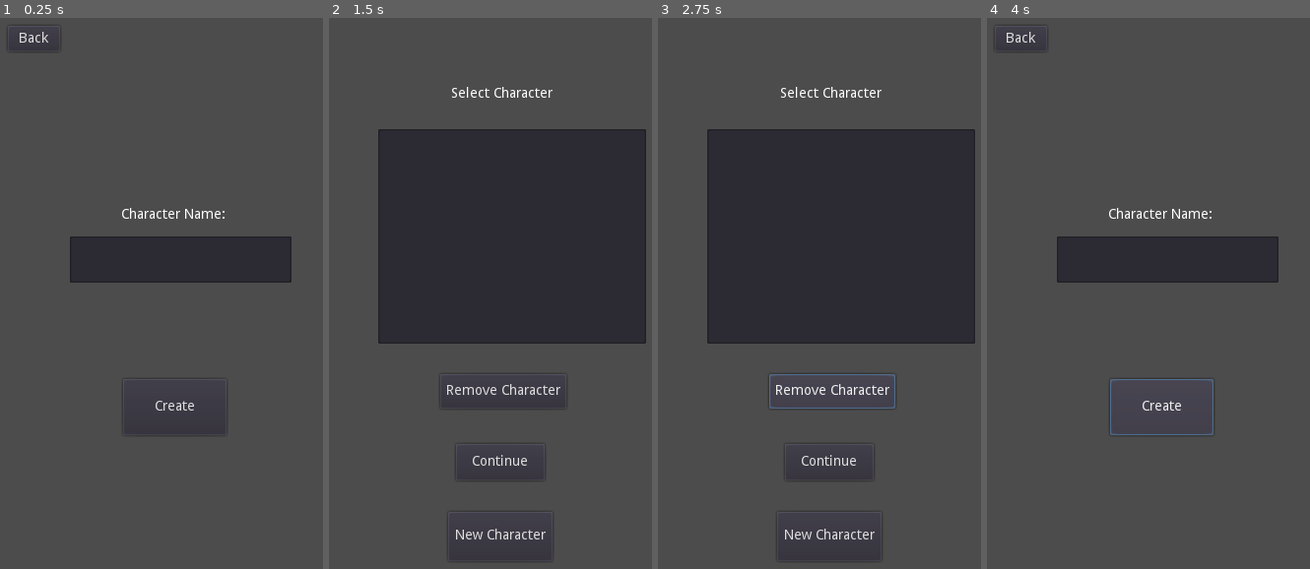
Above: before the commit, frames 1-4 (left to right).
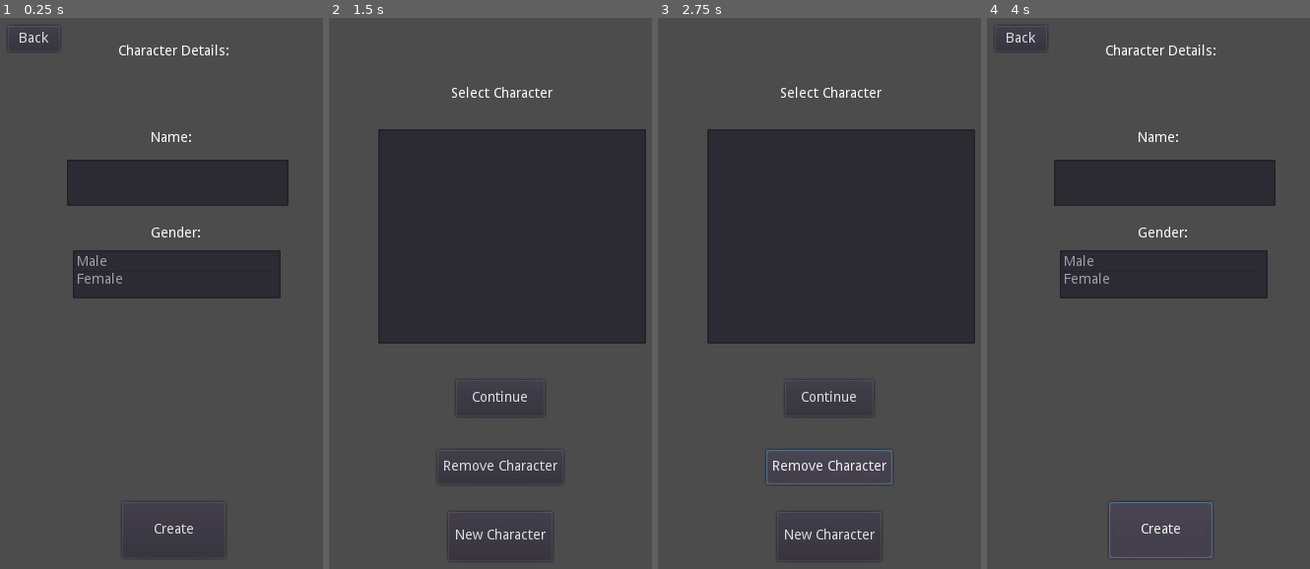
Above: after the commit, the same moments.

Repository: Bronsky91/Tavern-Talk
Game: Godot game, scene res://Scenes/CharacterCreate.tscn
The game is run twice, just before and just after one commit, with the same random seed, the same clock (stepped at 60 frames per second) and the same inputs. This scene is started directly instead of the project's main scene.
Inputs:
- Up to frame 1 (0.25 s): no input
- Up to frame 2 (1.5 s): click "Create" at 0.5 s; click "Back" at 1.25 s
- Up to frame 3 (2.75 s): click "Remove Character" at 2 s
- Up to frame 4 (4 s): click "New Character" at 2.75 s; click "Create" at 3.5 s

The runs differ from the first frame. In frame 1, 11% of the frame differs, in the area x 20-91%, y 4-94%; in frame 2, 0.8%; in frame 3, 1.2%; in frame 4, 11%, in the area x 20-91%, y 4-99%.
Error before the commit: Invalid operands 'String' and 'Nil' in operator '+'. (res://Scripts/CharacterCreate.gd:14)
Error after the commit: Invalid operands 'String' and 'Nil' in operator '+'. (res://Scripts/CharacterCreate.gd:25)

Commit message:
Bulletin Board clickable when approached. Character texture set dyanmic

Diff:
--- a/Tavern-Client/Scenes/CharacterCreate.tscn
+++ b/Tavern-Client/Scenes/CharacterCreate.tscn
@@ -8,24 +8,37 @@
 script = ExtResource( 1 )
 
 [node name="CreateButton" type="Button" parent="."]
-margin_left = 126.45
-margin_top = 371.344
-margin_right = 231.45
-margin_bottom = 428.344
+margin_left = 125.001
+margin_top = 495.947
+margin_right = 230.001
+margin_bottom = 552.947
 text = "Create"
 
 [node name="NameLabel" type="Label" parent="."]
-margin_left = 124.242
-margin_top = 197.125
-margin_right = 230.242
-margin_bottom = 234.125
-text = "Character Name:"
+margin_left = 149.839
+margin_top = 118.886
+margin_right = 255.839
+margin_bottom = 155.886
+text = " Name:"
 
 [node name="Name" type="LineEdit" parent="NameLabel"]
-margin_left = -52.1651
+margin_left = -80.6597
 margin_top = 29.3455
-margin_right = 172.835
+margin_right = 144.34
 margin_bottom = 76.3455
+
+[node name="GenderLabel" type="Label" parent="."]
+margin_left = 154.064
+margin_top = 216.366
+margin_right = 269.064
+margin_bottom = 230.366
+text = "Gender:"
+
+[node name="Gender" type="ItemList" parent="GenderLabel"]
+margin_left = -78.6367
+margin_top = 23.517
+margin_right = 132.363
+margin_bottom = 72.517
 
 [node name="Create" type="HTTPRequest" parent="."]
 
@@ -35,6 +48,14 @@
 margin_right = 62.0
 margin_bottom = 38.0
 text = "Back"
+
+[node name="Label" type="Label" parent="."]
+margin_left = 121.223
+margin_top = 30.9094
+margin_right = 234.223
+margin_bottom = 44.9094
+text = "Character Details:"
 [connection signal="button_up" from="CreateButton" to="." method="_on_CreateButton_button_up"]
+[connection signal="item_selected" from="GenderLabel/Gender" to="." method="_on_Gender_item_selected"]
 [connection signal="request_completed" from="Create" to="." method="_on_Create_request_completed"]
 [connection signal="button_up" from="Back" to="." method="_on_Back_button_up"]
--- a/Tavern-Client/Scenes/CharacterSelect.tscn
+++ b/Tavern-Client/Scenes/CharacterSelect.tscn
@@ -22,9 +22,9 @@
 
 [node name="JoinButton" type="Button" parent="."]
 margin_left = 130.157
-margin_top = 437.018
+margin_top = 372.037
 margin_right = 220.157
-margin_bottom = 474.018
+margin_bottom = 409.037
 text = "Continue"
 
 [node name="NewCharacterButton" type="Button" parent="."]
@@ -34,16 +34,16 @@
 margin_bottom = 556.078
 text = "New Character"
 
-[node name="HTTPRequest" type="HTTPRequest" parent="."]
+[node name="CharacterFetch" type="HTTPRequest" parent="."]
 
 [node name="Remove" type="Button" parent="."]
-margin_left = 114.24
-margin_top = 366.471
-margin_right = 242.24
-margin_bottom = 401.471
+margin_left = 110.89
+margin_top = 442.505
+margin_right = 238.89
+margin_bottom = 477.505
 text = "Remove Character"
 [connection signal="item_selected" from="Characters" to="." method="_on_Characters_item_selected"]
 [connection signal="button_up" from="JoinButton" to="." method="_on_JoinButton_button_up"]
 [connection signal="button_up" from="NewCharacterButton" to="." method="_on_NewCharacterButton_button_up"]
-[connection signal="request_completed" from="HTTPRequest" to="." method="_on_HTTPRequest_request_completed"]
+[connection signal="request_completed" from="CharacterFetch" to="." method="_on_HTTPRequest_request_completed"]
 [connection signal="button_up" from="Remove" to="." method="_on_Remove_button_up"]
--- a/Tavern-Client/Scenes/Player.tscn
+++ b/Tavern-Client/Scenes/Player.tscn
@@ -109,7 +109,7 @@
 frame = 10
 
 [node name="Hair" type="Sprite" parent="Body"]
-position = Vector2( 7.45058e-009, -1.19209e-007 )
+position = Vector2( 7.45058e-09, -1.19209e-07 )
 texture = ExtResource( 3 )
 vframes = 4
 hframes = 6
--- a/Tavern-Client/Scenes/Tavern.tscn
+++ b/Tavern-Client/Scenes/Tavern.tscn
@@ -12,8 +12,10 @@
 [ext_resource path="res://Assets/furniture/Table_002.png" type="Texture" id=10]
 [ext_resource path="res://Assets/furniture/WallBar_001.png" type="Texture" id=11]
 
-[sub_resource type="TileSet" id=1]
-resource_name = "tavern_wall"
+[sub_resource type="RectangleShape2D" id=1]
+extents = Vector2( 41.5271, 32.6797 )
+
+[sub_resource type="TileSet" id=2]
 0/name = "Wall_001.png 0"
 0/texture = ExtResource( 6 )
 0/tex_offset = Vector2( 0, 0 )
@@ -25,8 +27,7 @@
 0/shapes = [  ]
 0/z_index = 0
 
-[sub_resource type="TileSet" id=2]
-resource_name = "floor"
+[sub_resource type="TileSet" id=3]
 0/name = "Flooring_001.png 0"
 0/texture = ExtResource( 7 )
 0/tex_offset = Vector2( 0, 0 )
@@ -66,9 +67,25 @@
 z_as_relative = false
 texture = ExtResource( 5 )
 
+[node name="BoardButton" type="Button" parent="Board"]
+visible = false
+margin_left = -29.0
+margin_top = -8.0
+margin_right = 28.0
+margin_bottom = 20.0
+text = "View"
+flat = true
+
+[node name="BoardArea" type="Area2D" parent="Board"]
+editor/display_folded = true
+
+[node name="CollisionShape2D" type="CollisionShape2D" parent="Board/BoardArea"]
+position = Vector2( -6.10352e-05, 7.24438 )
+shape = SubResource( 1 )
+
 [node name="Wall" type="TileMap" parent="."]
 z_as_relative = false
-tile_set = SubResource( 1 )
+tile_set = SubResource( 2 )
 cell_size = Vector2( 16, 16 )
 format = 1
 tile_data = PoolIntArray( 0, 0, 0, 1, 0, 0, 2, 0, 0, 3, 0, 0, 4, 0, 0, 5, 0, 0, 6, 0, 0, 7, 0, 0, 8, 0, 0, 9, 0, 0, 10, …(1943 unchanged characters)…
@@ -76,7 +93,7 @@
 [node name="Floor" type="TileMap" parent="."]
 z_index = -1
 z_as_relative = false
-tile_set = SubResource( 2 )
+tile_set = SubResource( 3 )
 cell_size = Vector2( 64, 32 )
 format = 1
 tile_data = PoolIntArray( 196608, 0, 0, 196609, 0, 0, 196610, 0, 0, 196611, 0, 0, 196612, 0, 0, 196613, 0, 0, 262144, 0 …(1359 unchanged characters)…
@@ -177,10 +194,9 @@
 
 [node name="CollisionShape2D" type="CollisionShape2D" parent="Table_002/Area2D"]
 position = Vector2( -13.0399, -8.21027 )
-shape = SubResource( 4 )
+shape = SubResource( 5 )
 
 [node name="Table_003" type="Sprite" parent="."]
-editor/display_folded = true
 position = Vector2( 87.3183, 480 )
 z_index = 1
 texture = ExtResource( 10 )
@@ -236,6 +252,9 @@
 [node name="Entrance" type="Position2D" parent="."]
 position = Vector2( 190, 620 )
 [connection signal="request_completed" from="EnterTavern" to="." method="_on_EnterTavern_request_completed"]
+[connection signal="button_up" from="Board/BoardButton" to="." method="_on_Board_button_up"]
+[connection signal="body_entered" from="Board/BoardArea" to="." method="_on_BoardArea_body_entered"]
+[connection signal="body_exited" from="Board/BoardArea" to="." method="_on_BoardArea_body_exited"]
 [connection signal="button_up" from="Table_001/Join" to="." method="_on_Table_button_up" binds= [ 1 ]]
 [connection signal="body_shape_entered" from="Table_001/Area2D" to="." method="_on_Area2D_body_shape_entered" binds= [ "001" ]]
 [connection signal="body_shape_exited" from="Table_001/Area2D" to="." method="_on_Area2D_body_shape_exited" binds= [ "001" ]]
--- a/Tavern-Client/Scripts/CharacterCreate.gd
+++ b/Tavern-Client/Scripts/CharacterCreate.gd
@@ -1,17 +1,31 @@
 extends Control
 
 onready var character_name = $NameLabel/Name
+onready var gender_list = $GenderLabel/Gender
+
+var gender = ""
 
 func _ready():
-	pass
+	gender_list.add_item("Male")
+	gender_list.add_item("Female")
 
 func _on_Create_request_completed(result, response_code, headers, body):
+	print(response_code)
 	if response_code == 200:
 		get_tree().change_scene('Scenes/CharacterSelect.tscn')
 
 func _on_CreateButton_button_up():
-	var data = {'characters': {"name": character_name.text}}
-	global.make_patch_request($Create, global.api_url + 'users/' + global.player_data.user_id, data, false)
+	var data = {
+		"characters": {
+			"name": character_name.text,
+			"gender": gender
+		}
+	}
+	print(global.player_data.user_id)
+	global.make_patch_request($Create, 'users/' + global.player_data.user_id, data, false)
 
 func _on_Back_button_up():
 	get_tree().change_scene("Scenes/CharacterSelect.tscn")
+
+func _on_Gender_item_selected(index):
+	gender = gender_list.get_item_text(index)
--- a/Tavern-Client/Scripts/CharacterSelect.gd
+++ b/Tavern-Client/Scripts/CharacterSelect.gd
@@ -4,8 +4,12 @@
 onready var character_list = $Characters
 
 var character_list_data = []
-var selected_character_id = null
-var selected_character_name = null
+var selected_character = {
+	'id': null,
+	'name': null,
+	'gender': null,
+	## More stats
+	}
 
 func _ready():
 	make_get_request(global.api_url + 'users/' + global.player_data.user_id, false)
@@ -18,7 +22,7 @@
 
 func make_get_request(url, use_ssl):
 	var headers = ["Content-Type: application/json"]
-	$HTTPRequest.request(url)
+	$CharacterFetch.request(url)
 
 func _on_HTTPRequest_request_completed(result, response_code, headers, body):
 	var json = JSON.parse(body.get_string_from_utf8())
@@ -35,16 +39,14 @@
 	var c_name = character_list.get_item_text(index)
 	for c in character_list_data:
 		if c.name == c_name:
-			selected_character_id = c._id
-			selected_character_name = c_name
+			selected_character = c
 
 func _on_Remove_button_up():
 	var headers = ["Content-Type: application/json"]
-	var data = {"_id": selected_character_id}
+	var data = {"_id": selected_character.id}
 	var query = JSON.print(data)
-	global.make_patch_request($HTTPRequest, 'users/' + global.user_id + '/character_remove', query, false)
+	global.make_patch_request($CharacterFetch, 'users/' + global.user_id + '/character_remove', query, false)
 
 func _on_JoinButton_button_up():
-	global.player_data.character.id = selected_character_id
-	global.player_data.character.name = selected_character_name
+	global.player_data.character = selected_character
 	get_tree().change_scene("Scenes/TavernMenu.tscn")
--- a/Tavern-Client/Scripts/Tavern.gd
+++ b/Tavern-Client/Scripts/Tavern.gd
@@ -7,6 +7,7 @@
 var player_info = {}
 
 onready var entrance = $Entrance
+onready var board_button = $Board/BoardButton
 
 func _ready():
 	get_tree().connect("network_peer_disconnected", self, "_player_disconnected")
@@ -50,7 +51,13 @@
 				new_player.position = player_info[p].position
 			new_player.set_name(str(p))
 			new_player.set_network_master(p)
+			character_apply(new_player)
 			add_child(new_player)
+
+func character_apply(c):
+	var c_data = global.player_data.character
+	#Spawns character with global.player_data.character stats
+	c.get_node("Body").set_texture(load("res://Assets/Characters/"+c_data.gender+"_Idle.png"))
 
 func leave_tavern():
 	get_tree().set_network_peer(null)
@@ -88,3 +95,13 @@
 func _on_Area2D_body_shape_exited(body_id, body, body_shape, area_shape, table_id):
 	get_node('Table_'+table_id+'/Join').visible = false
 	get_node('Table_'+table_id+'/Join').disabled = true
+
+
+func _on_BoardArea_body_entered(body):
+	board_button.visible = true
+	board_button.disable = false
+
+
+func _on_BoardArea_body_exited(body):
+	board_button.visible = false
+	board_button.disable = true
--- a/Tavern-Client/Scripts/global.gd
+++ b/Tavern-Client/Scripts/global.gd
@@ -5,6 +5,7 @@
 	'character': {
 		'id': null,
 		'name': null,
+		'gender': null,
 		## More stats
 		},
 	'tavern': {
Not shown: 4 places in Tavern-Client/Scenes/Tavern.tscn that only renumber resources
Not shown, changed: Tavern-API/src/models/userModel.js
Not shown, changed: Tavern-Server/Tavern Talk Server v2.dmg
